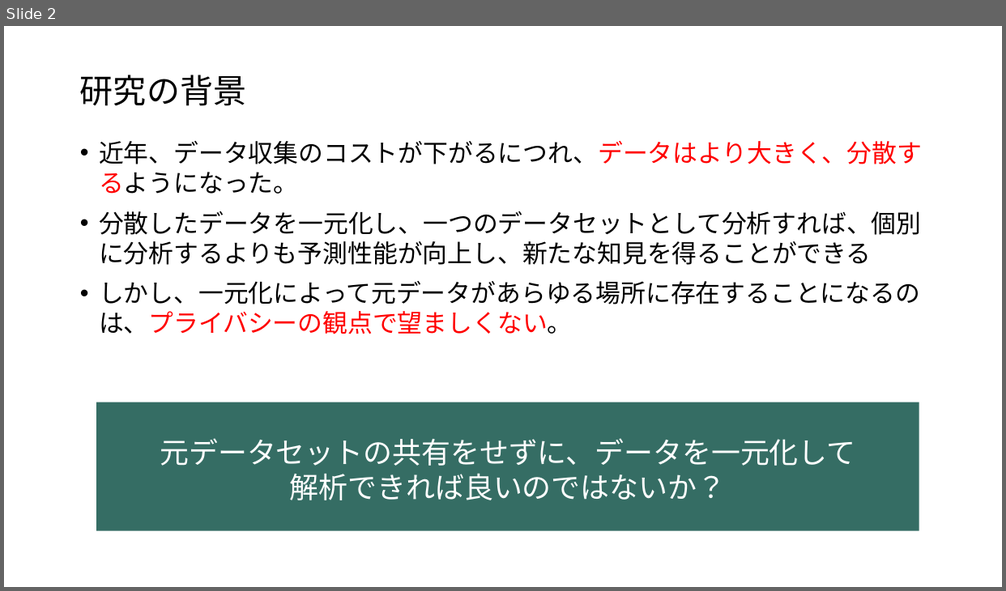
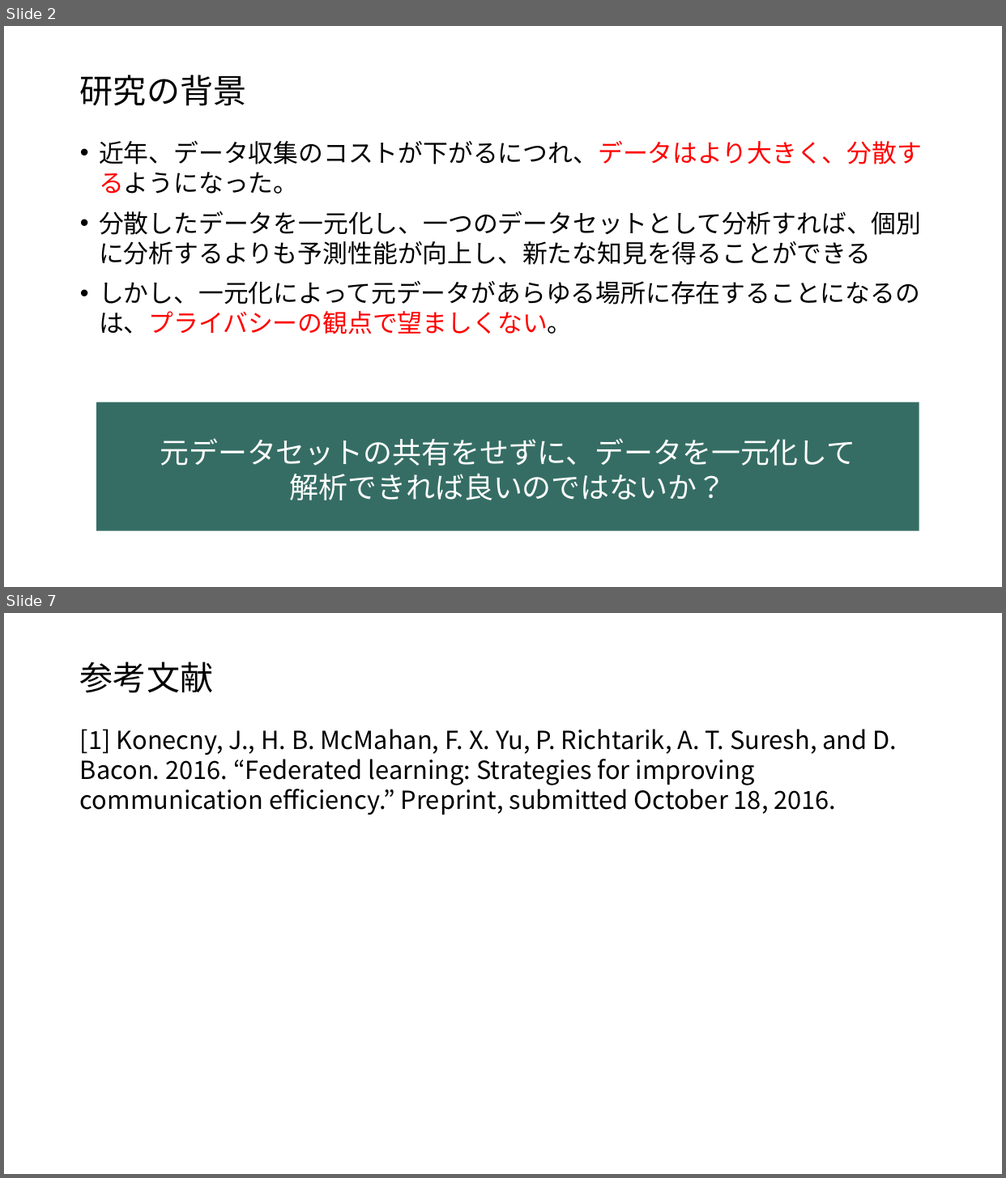
Before and after one commit to tomos7231/seminar, a slide deck: research/Data-Collaboration-Analysis.pptx. Shown one above the other, each under a label of ours: slide 2 before the commit, slides 2 and 7 after it; the slides between them are not shown. The pictures are 1006x591 and 1006x1178 pixels, drawn with LibreOffice and Linux fonts; fonts in the diff are those of the drawing. Boxes give left, top, right and bottom in pixels: in the first picture for what was removed or moved away, otherwise in the second. Text is boxed around its words. In the diff, an @@ line names an element or a change of style, - is before the commit and + after.

```diff
--- a/research/Data-Collaboration-Analysis.pptx
+++ b/research/Data-Collaboration-Analysis.pptx
@@ slide 7 added at (4,613,1002,1174), background #FFFFFF @@
@@ title added at (80,662,213,693), 32 pt, text #000000 @@
+参考文献
@@ text added at (80,729,897,815), 24 pt, text #000000 @@
+[1] Konecny, J., H. B. McMahan, F. X. Yu, P. Richtarik, A. T. Suresh, and D. Bacon. 2016. “Federated learning: Strategies for improving communication efficiency.” Preprint, submitted October 18, 2016.
```
Also in this commit, not shown: 1 slide changed, 3 other slides added, 1 other file.
